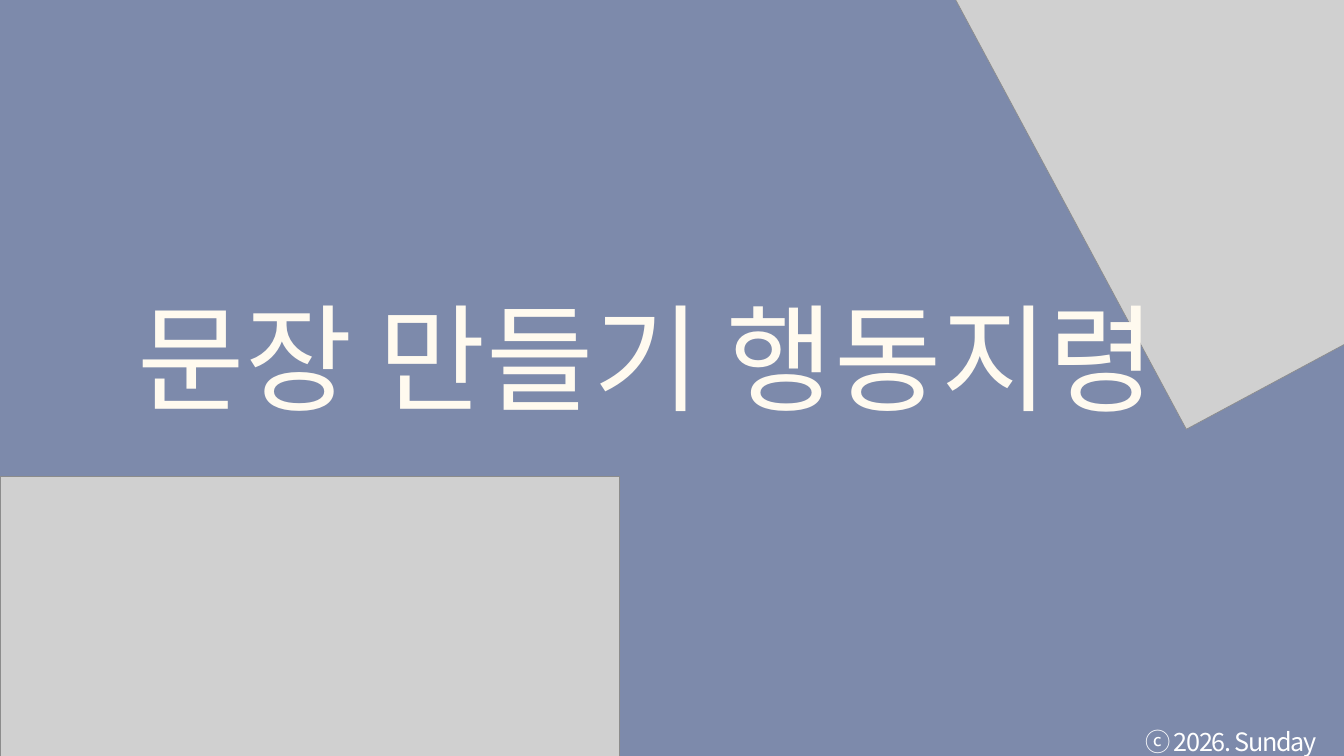
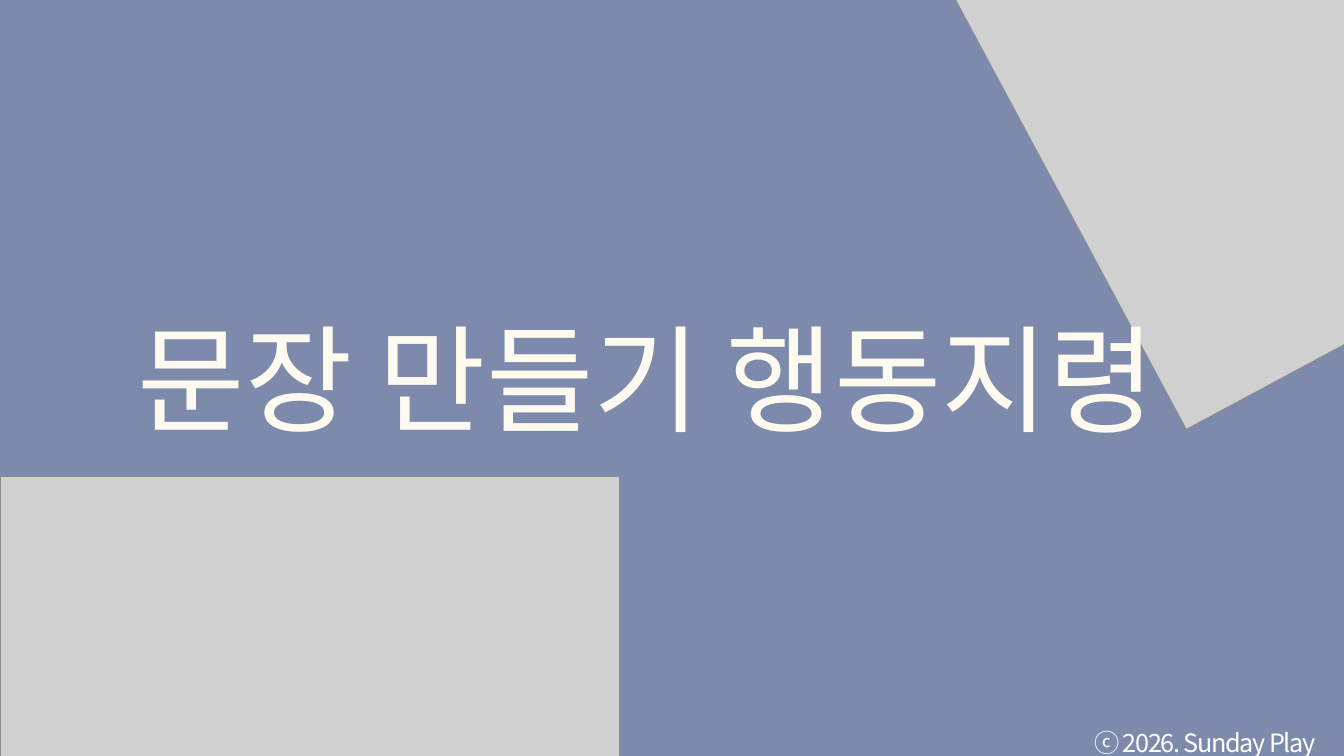
Before and after one commit to tkdgns25300/sunday_play, a slide deck: slide 1 of public/downloads/games/action-command/rules.pptx. Drawn at 1344x756 pixels with LibreOffice and Linux fonts; fonts in the diff are those of the drawing; grey boxes stand for pictures. Boxes give left, top, right and bottom in pixels: in the first picture for what was removed or moved away, otherwise in the second. Text is boxed around its words. In the diff, an @@ line names an element or a change of style, - is before the commit and + after.

```diff
--- a/public/downloads/games/action-command/rules.pptx
+++ b/public/downloads/games/action-command/rules.pptx
@@ text "문장 만들기 행동지령": place and size @@
-text "문장 만들기 행동지령" at box(138, 283, 1156, 412)
+text "문장 만들기 행동지령" at box(138, 304, 1156, 433)
@@ text "문장 만들기 행동지령" at box(138, 304, 1156, 433): font Roboto to Noto Sans CJK KR @@
@@ text "ⓒ 2026. Sunday Play" rewrapped from box(1145, 730, 1317, 756) to box(1094, 731, 1316, 756) @@
```
Also in this commit, not shown: 44 other slides changed, 3 other files.
